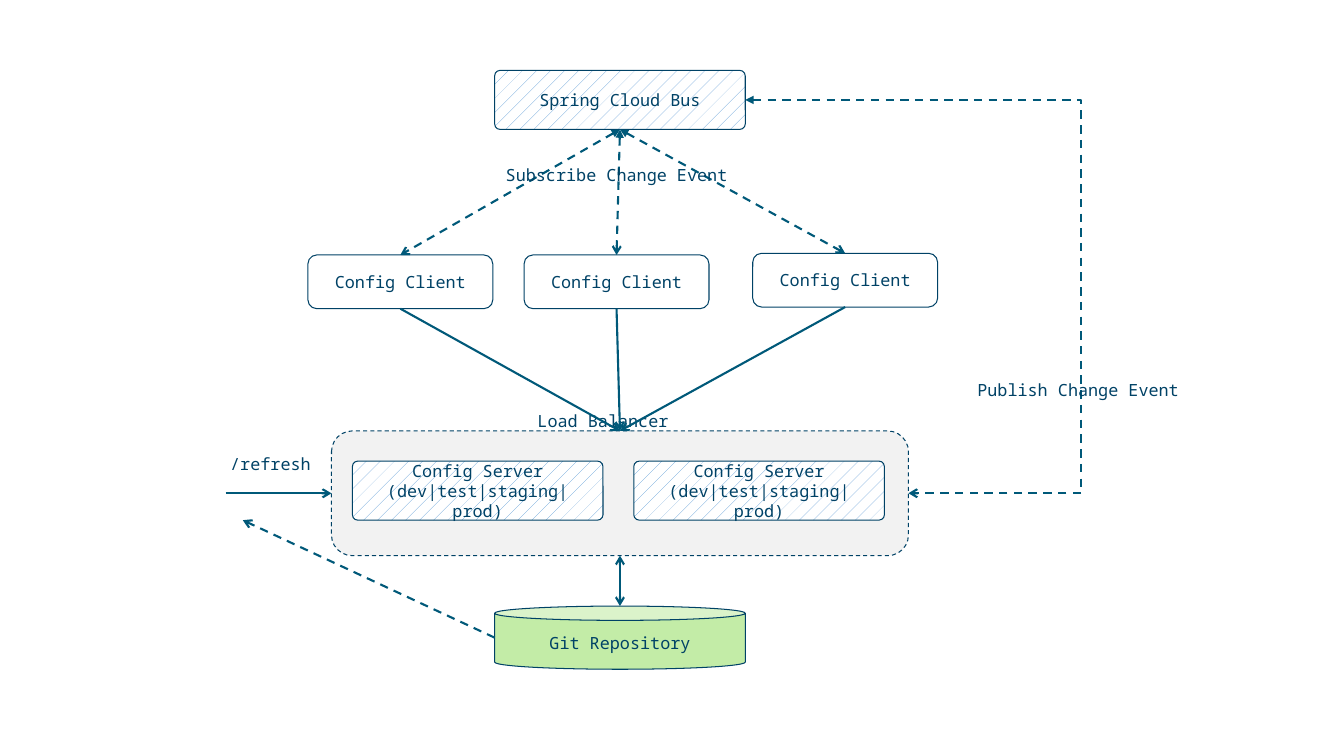
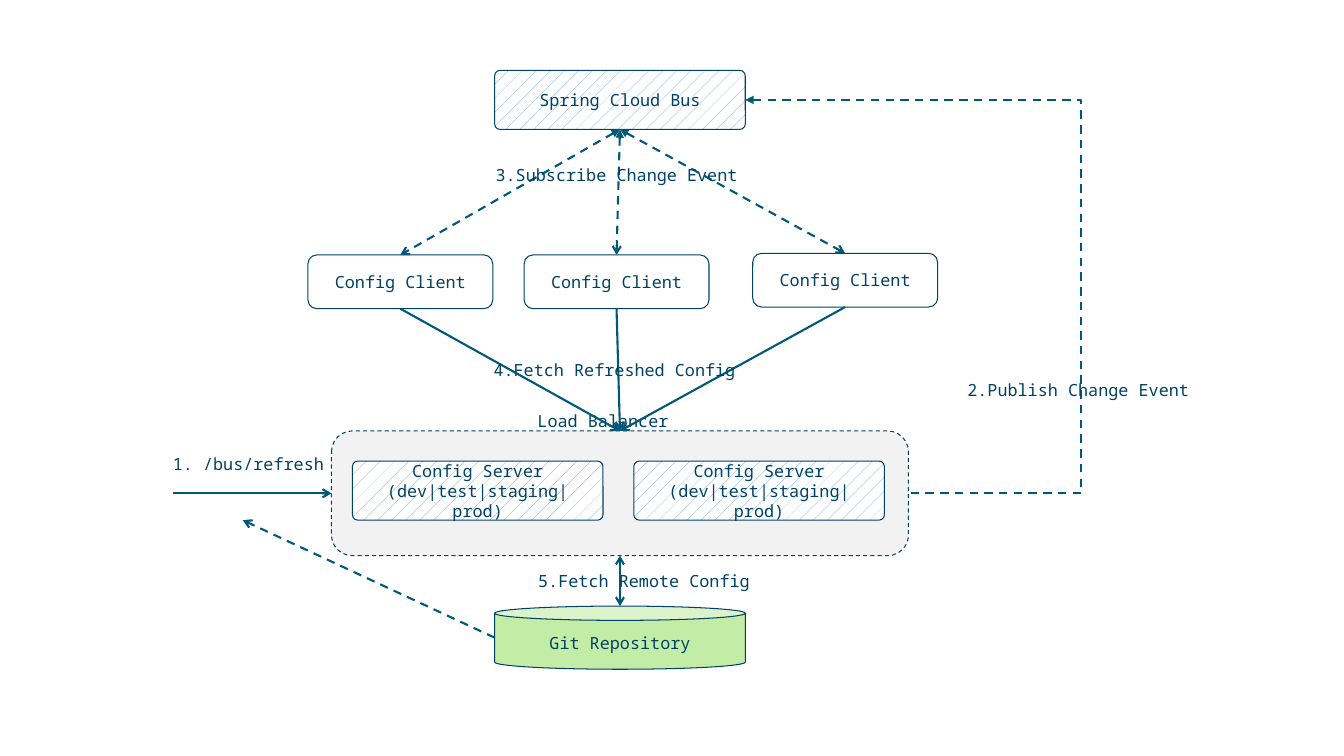
Before and after one commit to osswangxining/osswangxining.github.io, a slide deck: slide 1 of source/images/NewIoTPDocs/tuya.pptx (slide 2 before the commit). Drawn at 1344x756 pixels with LibreOffice and Linux fonts; fonts in the diff are those of the drawing. Boxes give left, top, right and bottom in pixels: in the first picture for what was removed or moved away, otherwise in the second. Text is boxed around its words. In the diff, an @@ line names an element or a change of style, - is before the commit and + after.

```diff
--- a/source/images/NewIoTPDocs/tuya.pptx
+++ b/source/images/NewIoTPDocs/tuya.pptx
@@ elbow double arrow (745, 100) - (908, 493): elbow double arrow to elbow arrow @@
@@ text at bbox=[496, 165, 737, 186]: text changed @@
-Subscribe Change Event
+3.Subscribe Change Event
@@ text added at bbox=[494, 360, 735, 381], 12 pt, text #004266 @@
+4.Fetch Refreshed Config
@@ text at bbox=[967, 381, 1189, 400]: text changed @@
-Publish Change Event
+2.Publish Change Event
@@ text at bbox=[173, 457, 324, 470]: text changed @@
-/refresh
+1. /bus/refresh
@@ arrow moved from (226, 493) - (332, 493) to (173, 493) - (332, 493) @@
@@ text added at bbox=[538, 571, 749, 592], 12 pt, text #004266 @@
+5.Fetch Remote Config
```
Also in this commit, not shown: 1 slide removed, 1 other file.
